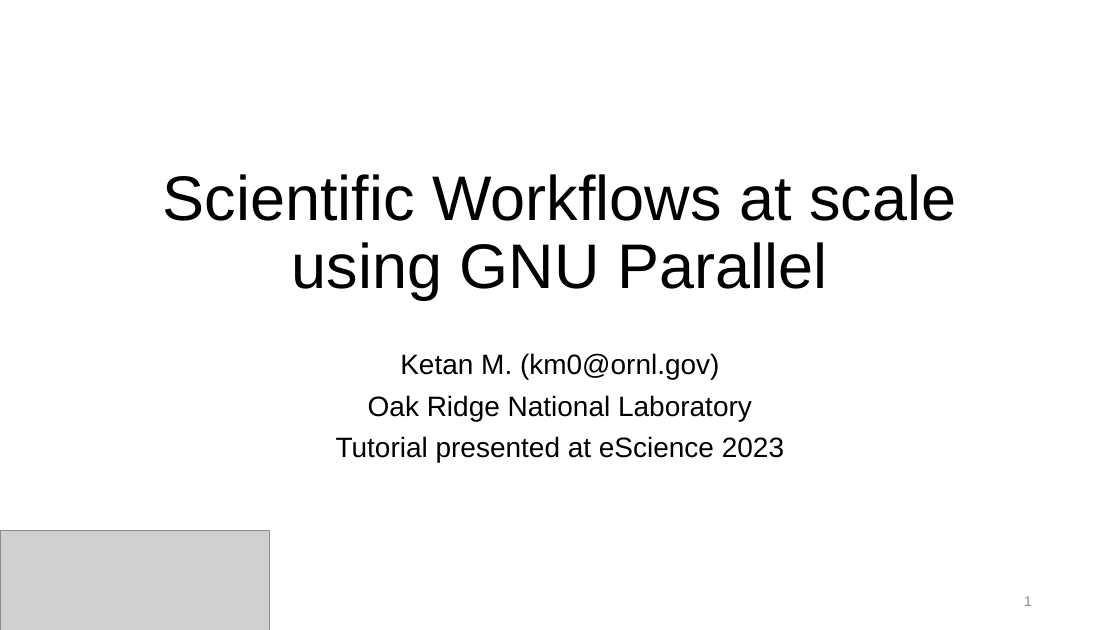
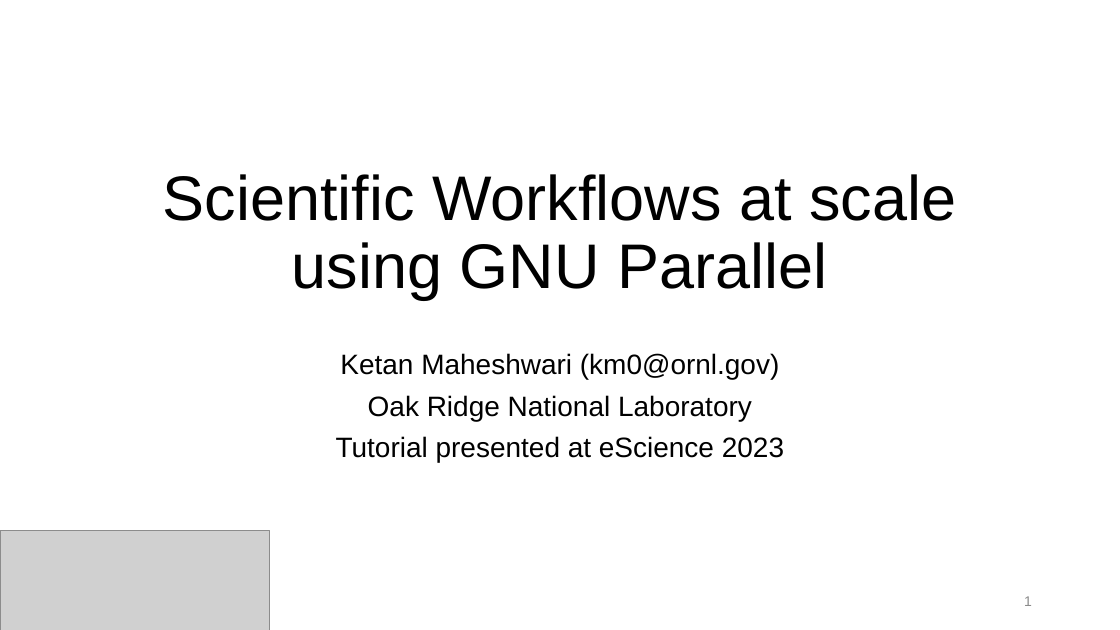
Before and after one commit to ketancmaheshwari/escience23tut, a slide deck: slide 1 of gnu-parallel-tutorial.pptx. Drawn at 1120x630 pixels with LibreOffice and Linux fonts; fonts in the diff are those of the drawing; grey boxes stand for pictures. Boxes give left, top, right and bottom in pixels: in the first picture for what was removed or moved away, otherwise in the second. Text is boxed around its words. In the diff, an @@ line names an element or a change of style, - is before the commit and + after.

```diff
--- a/gnu-parallel-tutorial.pptx
+++ b/gnu-parallel-tutorial.pptx
@@ subtitle at (x1=340, y1=353, x2=779, y2=379): text changed @@
-Ketan M. (km0@ornl.gov)
+Ketan Maheshwari (km0@ornl.gov)
```
Also in this commit, not shown: 3 other slides changed, 1 other file.
